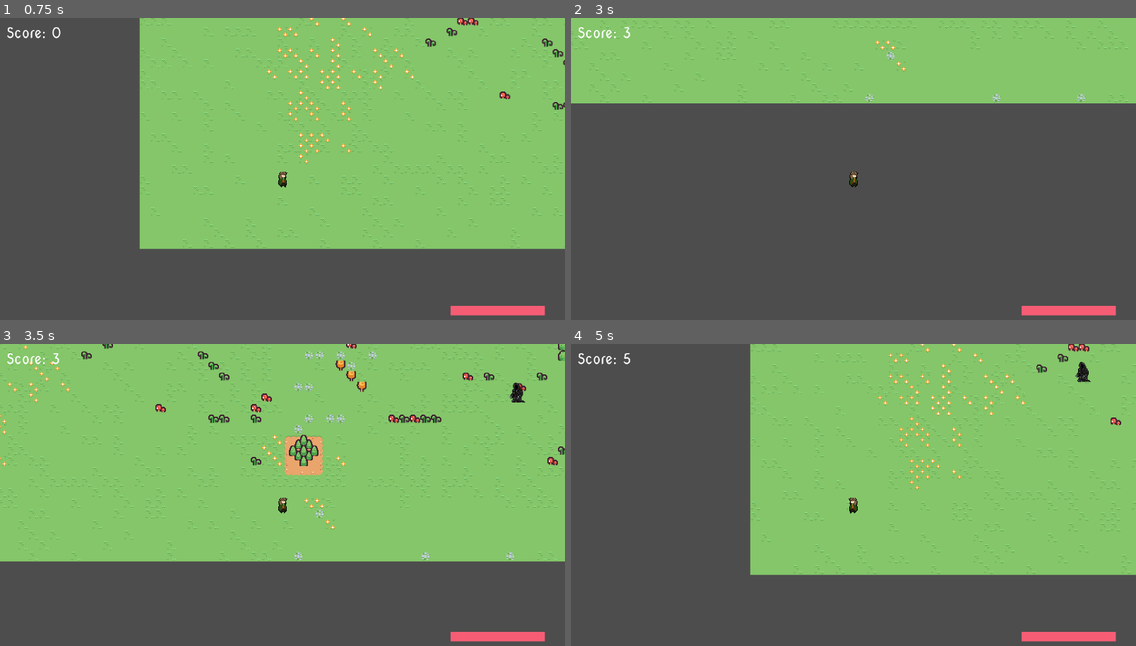
Above: before the commit, frames 1-4 (two rows, left to right).
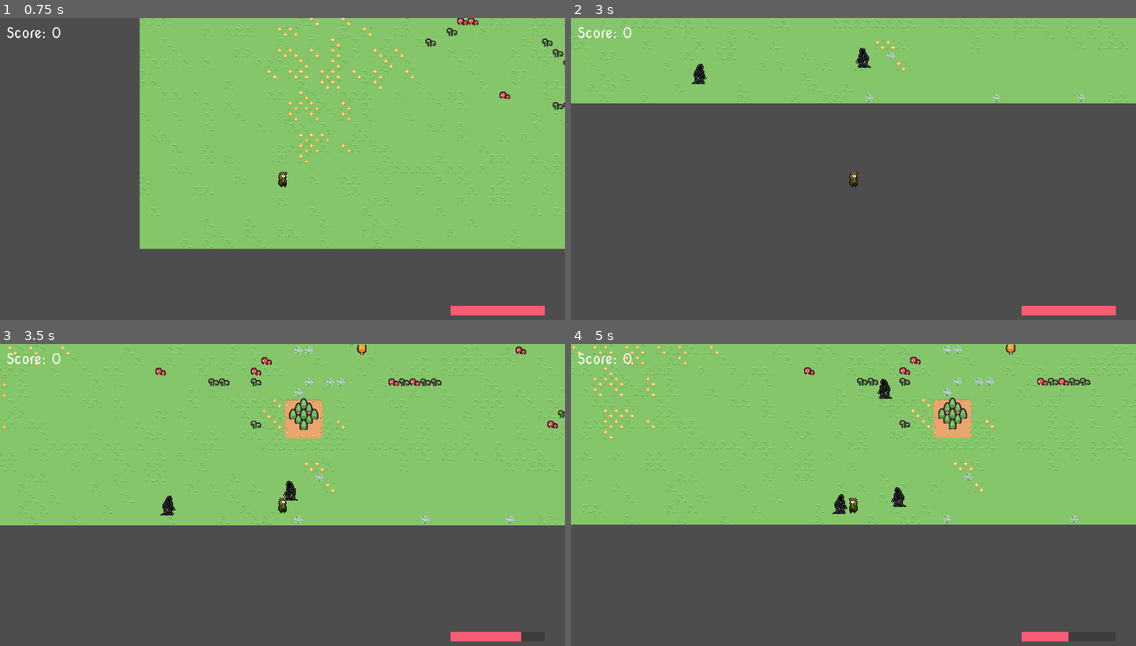
Above: after the commit, the same moments.

Repository: lunarScavenger/companionship-of-the-halo-2d
Game: Godot game, scene res://world/flight-to-the-ford.tscn
Same seed, same stepped clock (60 frames per second), same inputs: the game is played once before the commit and once after it. The engine's default icon, where the game draws it, is replaced by a stand-in: a white triangle on a blue panel in a dark square.
Inputs:
- Up to frame 1 (0.75 s): tap Enter at 0.5 s; hold D (right) from 0.53 s (still down); tap Ctrl (attack) at 0.6 s
- Up to frame 2 (3 s): release D (right) at 1.28 s; hold S (down) 1.28-2.03 s; tap Ctrl (attack) at 1.35, 2.1, 2.85 s; hold D (right) 2.03-2.78 s; hold W (up) from 2.78 s (still down)
- Up to frame 3 (3.5 s): keep holding W (up)
- Up to frame 4 (5 s): release W (up) at 3.53 s; hold A (left) from 3.53 s (still down); tap Ctrl (attack) at 3.6, 4.35 s

Frame 1 is identical in both runs. In frame 2, 0.3% of the frame differs, in the area x 9-54%, y 3-22%; in frame 3, 17%; in frame 4, 34%, in the area x 0-100%, y 0-99%.

Commit message:
added a ring that appears and gives score when you collect it

Diff:
--- a/characters/player/player.gd
+++ b/characters/player/player.gd
@@ -1,6 +1,7 @@
 extends CharacterBody2D
 
 signal death
+signal ring
 
 @export var speed = 400.0
 @export var max_health: float = 100.0
@@ -58,7 +59,18 @@
 	if body.is_in_group("enemy"):
 		update_health(-25)
 		print("player health: " + str(health))
+	if body.is_in_group("ring"):
+		print("hello")
 
 
 func _on_timer_timeout():
-	counter += 1
+	pass
+	#counter += 1
+
+
+
+func _on_test_area_entered(area):
+	print(area)
+	if str(area) == 'Ring:<Area2D#32027706738>':
+		ring.emit()
+		counter += 10
--- a/characters/ringwraith/ringwraith.gd
+++ b/characters/ringwraith/ringwraith.gd
@@ -1,6 +1,6 @@
 extends CharacterBody2D
 
-@export var speed = 350
+@export var speed = randi_range(100, 350)
 @export var player : CharacterBody2D
 @export var sprite : Sprite2D
 
@@ -20,6 +20,7 @@
 			sprite.flip_h = false
 
 
+
 func _on_player_death():
 	chasing = false # stop chasing when the player dies
 
@@ -27,3 +28,12 @@
 func _on_hit_zone_body_entered(body):
 	if body.is_in_group("player"):
 		_animation_player.play("attack")
+
+
+func _on_speed_timer_timeout():
+	if speed >= 41:
+		speed -= 20
+		print("Speed up: " + str(speed))
+		get_node("SpeedTimer").start()
+		if speed >= 225:
+			speed -= 50
--- a/characters/ringwraith/ringwraith.tscn
+++ b/characters/ringwraith/ringwraith.tscn
@@ -79,4 +79,9 @@
 [node name="HitZone" type="CollisionShape2D" parent="HitZone"]
 shape = SubResource("CircleShape2D_61mwl")
 
+[node name="SpeedTimer" type="Timer" parent="."]
+wait_time = 12.0
+autostart = true
+
 [connection signal="body_entered" from="HitZone" to="." method="_on_hit_zone_body_entered"]
+[connection signal="timeout" from="SpeedTimer" to="." method="_on_speed_timer_timeout"]
--- a/world/flight-to-the-ford.tscn
+++ b/world/flight-to-the-ford.tscn
@@ -1,5 +1,6 @@
-[gd_scene load_steps=7 format=3 uid="uid://dyjbadvf06l3g"]
-
+[gd_scene load_steps=9 format=3 uid="uid://dyjbadvf06l3g"]
+
+[ext_resource type="PackedScene" uid="uid://ww4mrokmxxke" path="res://world/rings/rings.tscn" id="1_dcd6y"]
 [ext_resource type="PackedScene" uid="uid://1gjmnhuhv5c" path="res://characters/player/player.tscn" id="1_hm125"]
 [ext_resource type="Texture2D" uid="uid://5i0gqarh6uwo" path="res://assets/world/kenney-tiny-town-tilemap-packed.png" id="1_suei5"]
 [ext_resource type="PackedScene" uid="uid://dbwx52t1kme5y" path="res://ui/hud/hud.tscn" id="2_o8toc"]
@@ -423,6 +424,9 @@
 physics_layer_0/collision_mask = 7
 sources/0 = SubResource("TileSetAtlasSource_2r0vh")
 
+[sub_resource type="RectangleShape2D" id="RectangleShape2D_1167a"]
+size = Vector2(12, 19)
+
 [node name="flight-to-the-ford" type="Node2D"]
 y_sort_enabled = true
 
@@ -445,6 +449,12 @@
 collision_layer = 2
 collision_mask = 5
 
+[node name="test" type="Area2D" parent="Player"]
+
+[node name="Test" type="CollisionShape2D" parent="Player/test" groups=["apple"]]
+position = Vector2(0, 6.5)
+shape = SubResource("RectangleShape2D_1167a")
+
 [node name="Nazgul" type="Node" parent="."]
 
 [node name="Ringwraith" parent="Nazgul" node_paths=PackedStringArray("player") instance=ExtResource("3_gd61q")]
@@ -457,6 +467,7 @@
 
 [node name="Ringwraith3" parent="Nazgul" node_paths=PackedStringArray("player") instance=ExtResource("3_gd61q")]
 position = Vector2(451, 457)
+speed = 100
 player = NodePath("../../Player")
 
 [node name="Ringwraith4" parent="Nazgul" node_paths=PackedStringArray("player") instance=ExtResource("3_gd61q")]
@@ -470,8 +481,13 @@
 offset_bottom = 1043.0
 player = NodePath("../Player")
 
+[node name="rings" parent="." instance=ExtResource("1_dcd6y")]
+position = Vector2(39, 990)
+
 [connection signal="death" from="Player" to="Nazgul/Ringwraith" method="_on_player_death"]
 [connection signal="death" from="Player" to="Nazgul/Ringwraith2" method="_on_player_death"]
 [connection signal="death" from="Player" to="Nazgul/Ringwraith3" method="_on_player_death"]
 [connection signal="death" from="Player" to="Nazgul/Ringwraith4" method="_on_player_death"]
 [connection signal="death" from="Player" to="HUD" method="_on_player_death"]
+[connection signal="ring" from="Player" to="rings" method="_on_player_ring"]
+[connection signal="area_entered" from="Player/test" to="Player" method="_on_test_area_entered"]
--- /dev/null
+++ b/world/rings/rings.gd
@@ -0,0 +1,16 @@
+extends Node2D
+
+var ring_position = Vector2(randi_range(10, 2000), randi_range(10, 1100))
+signal ring
+
+func _ready():
+	position = ring_position
+
+
+#func _on_ring_body_entered(body):
+	#if body.is_in_group("player"):
+		#ring.emit()
+
+
+func _on_player_ring():
+	position = Vector2(randi_range(10, 2000), randi_range(10, 1100))
--- /dev/null
+++ b/world/rings/rings.tscn
@@ -0,0 +1,21 @@
+[gd_scene load_steps=4 format=3 uid="uid://ww4mrokmxxke"]
+
+[ext_resource type="Script" path="res://world/rings/rings.gd" id="1_70l25"]
+[ext_resource type="Texture2D" uid="uid://ec00vwypyqf5" path="res://icon.svg" id="2_cdi1f"]
+
+[sub_resource type="RectangleShape2D" id="RectangleShape2D_slfgv"]
+size = Vector2(18, 18)
+
+[node name="rings" type="Node2D" groups=["ring"]]
+script = ExtResource("1_70l25")
+
+[node name="Ring" type="Area2D" parent="."]
+
+[node name="CollisionShape2D" type="CollisionShape2D" parent="Ring"]
+shape = SubResource("RectangleShape2D_slfgv")
+
+[node name="Sprite2D" type="Sprite2D" parent="Ring"]
+scale = Vector2(0.132, 0.132)
+texture = ExtResource("2_cdi1f")
+
+[connection signal="body_entered" from="Ring" to="." method="_on_ring_body_entered"]
